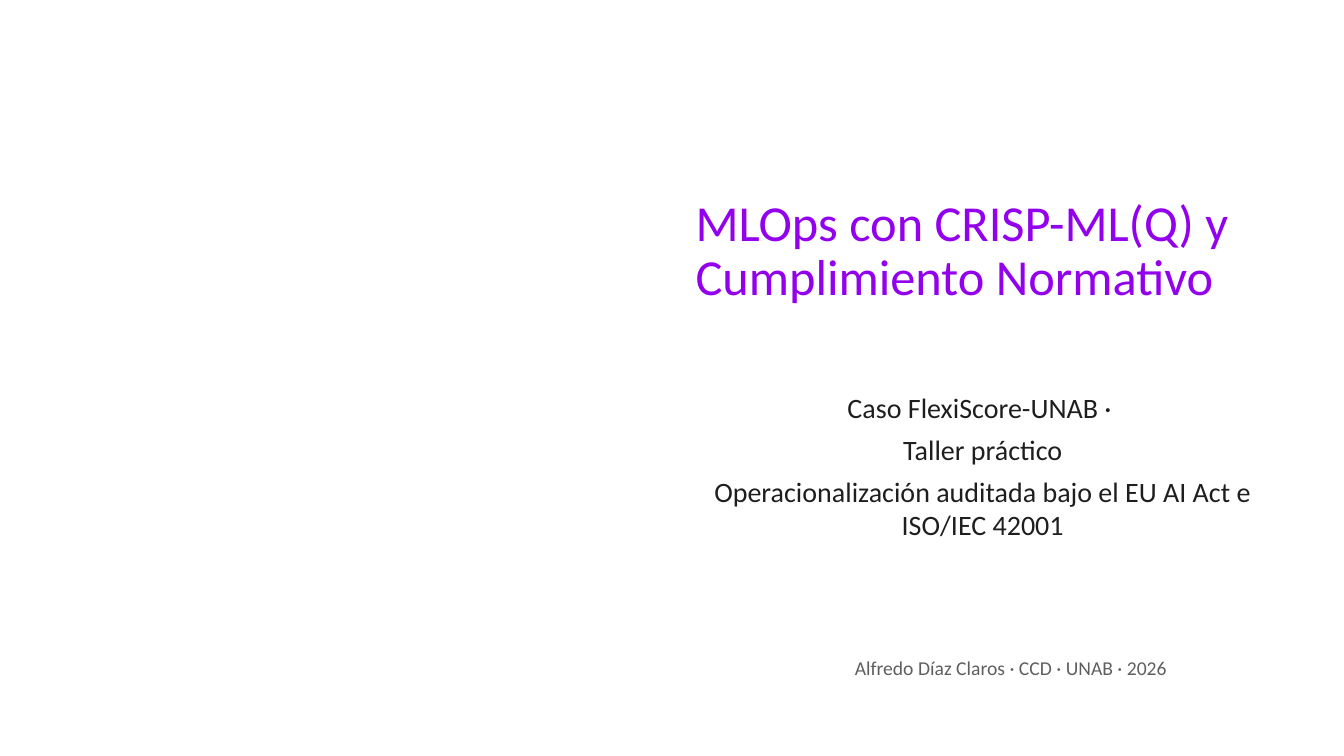
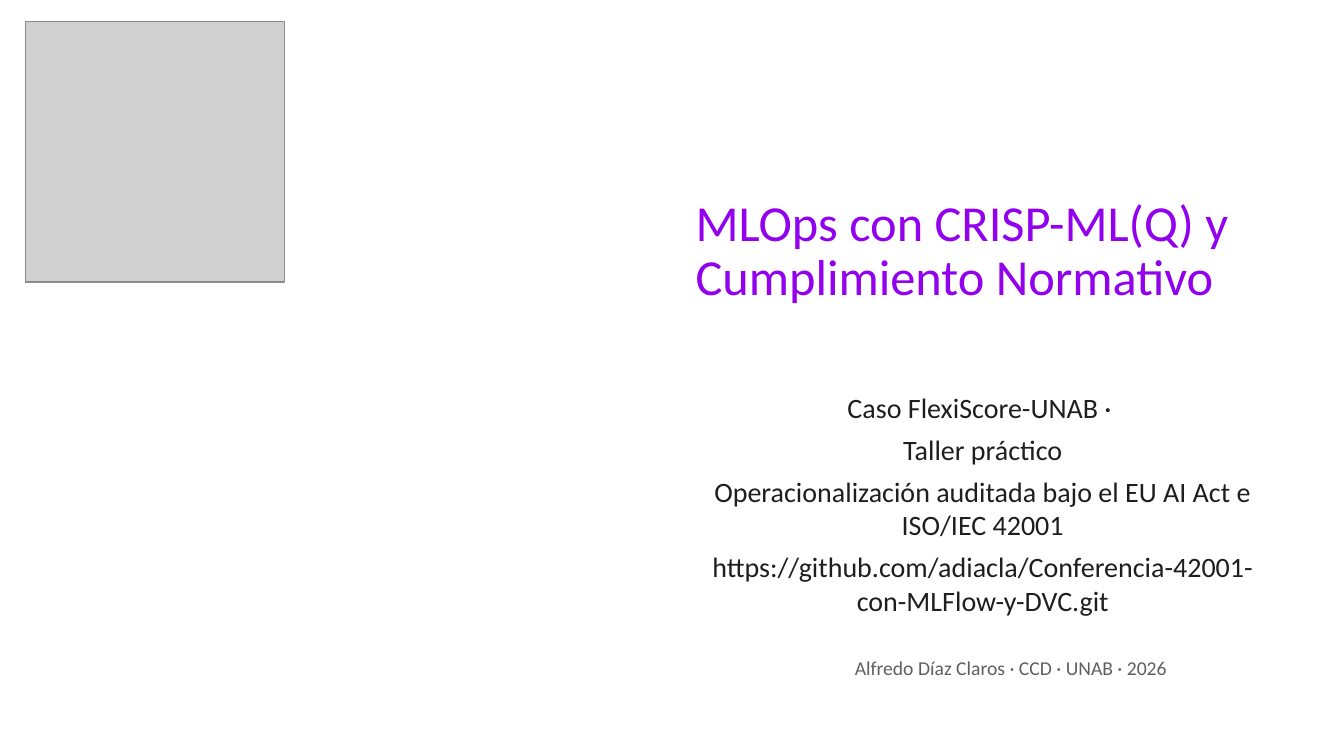
Before and after one commit to adiacla/Conferencia-42001-con-MLFlow-y-DVC, a slide deck: slide 1 of Presentacion/Taller_MLOps_CRISP-ML_Q_Presentacion_con_notas.pptx. Drawn at 1344x756 pixels with LibreOffice and Linux fonts; fonts in the diff are those of the drawing; grey boxes stand for pictures; background and template pictures are left out. Boxes give left, top, right and bottom in pixels: in the first picture for what was removed or moved away, otherwise in the second. Text is boxed around its words. In the diff, an @@ line names an element or a change of style, - is before the commit and + after.

```diff
--- a/Presentacion/Taller_MLOps_CRISP-ML_Q_Presentacion_con_notas.pptx
+++ b/Presentacion/Taller_MLOps_CRISP-ML_Q_Presentacion_con_notas.pptx
@@ picture added at [25, 22, 284, 282] @@
@@ text at [712, 557, 1252, 616]: paragraph added @@
+https://github.com/adiacla/Conferencia-42001-con-MLFlow-y-DVC.git
```
Also in this commit, not shown: 1 other file.
